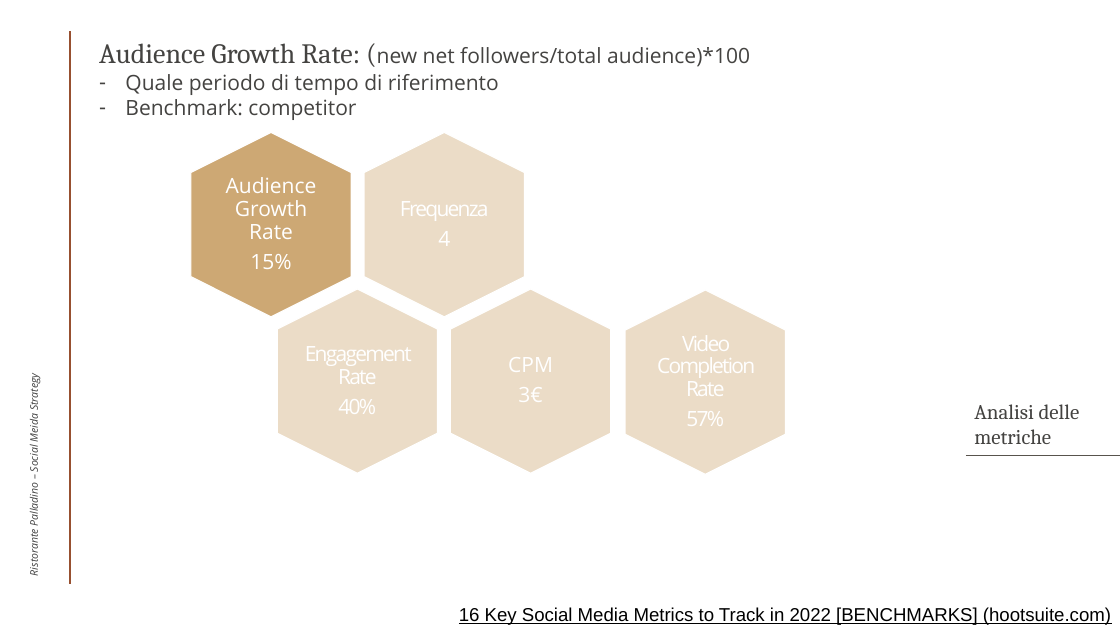
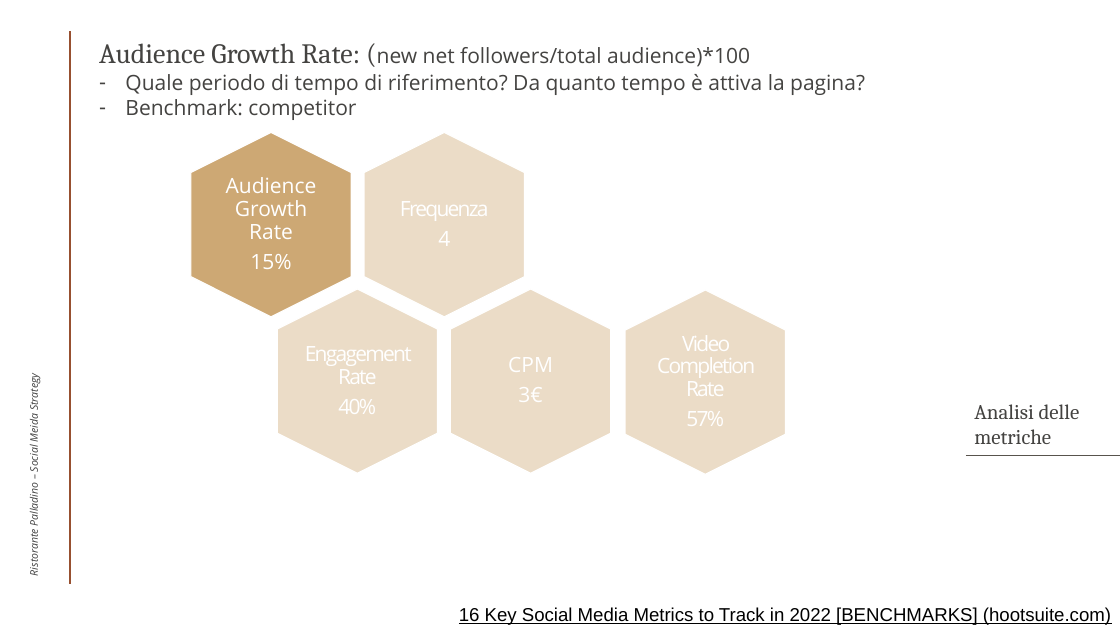
Before and after one commit to FrancescaMicheletti/Epicode, a slide deck: slide 18 of Progetto_17nov_Micheletti.pptx. Drawn at 1120x630 pixels with LibreOffice and Linux fonts; fonts in the diff are those of the drawing. Boxes give left, top, right and bottom in pixels: in the first picture for what was removed or moved away, otherwise in the second. Text is boxed around its words. In the diff, an @@ line names an element or a change of style, - is before the commit and + after.

```diff
--- a/Progetto_17nov_Micheletti.pptx
+++ b/Progetto_17nov_Micheletti.pptx
@@ text at <box>125,74,865,95</box>: text changed @@
-– Quale periodo di tempo di riferimento
+– Quale periodo di tempo di riferimento? Da quanto tempo è attiva la pagina?
```
Also in this commit, not shown: 3 other slides changed.
